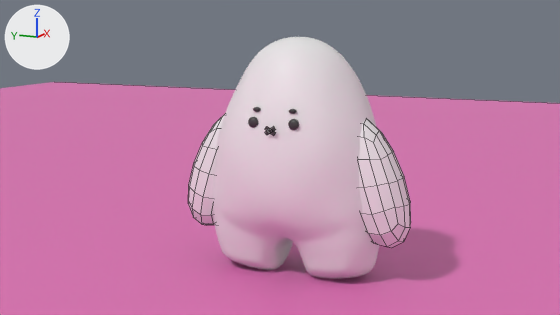
The Blender file 第三支.blend, before and after one commit.
The view is the same before and after, from the file's camera 'Camera'. The lights are fixed; the arrows at upper left show +X, +Y and +Z. Mesh edges are drawn as thin lines on the coarser meshes.

Names of what the first picture shows: 'Cube', '平面', '立方體'.
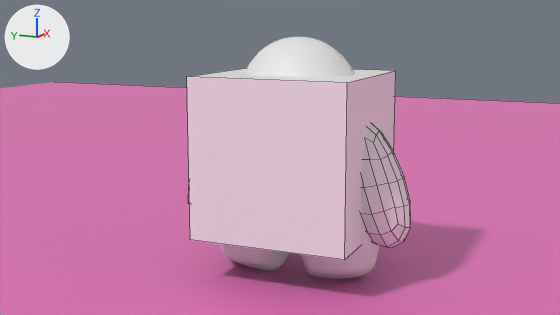
Commit message: add cube

What differs and where, as boxes (x1, y1, x2, y2) in the pictures (560 x 315 px):
'立方體.001', added: after (187, 68, 396, 260)
'Cube', unchanged, covered by the edit: before (213, 37, 379, 279); after (219, 37, 379, 279)

Edits to the bpy script that builds the scene:
```text
Add me_立方體_001:
    me_立方體_001.from_pydata(...)  # a box spanning x -1.0..1.0, y -1.0..1.0, z -1.0..1.0
Add ob_立方體_001:
    ob_立方體_001 = bpy.data.objects.new('立方體.001', me_立方體_001)
    ob_立方體_001.location = (0.0, 0.0, 0.0)
```
